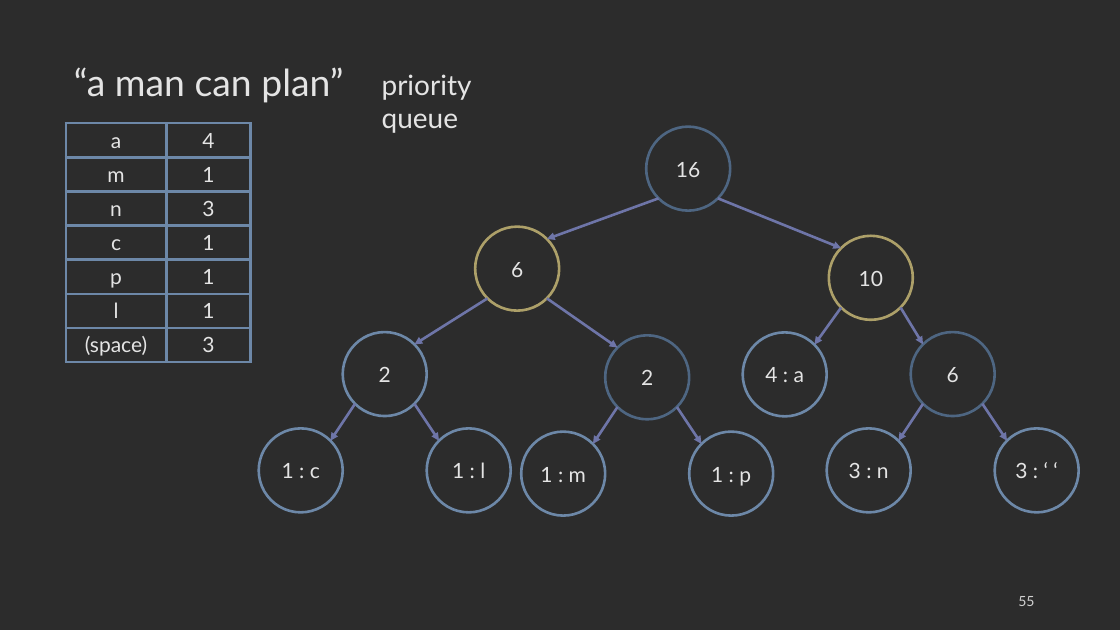
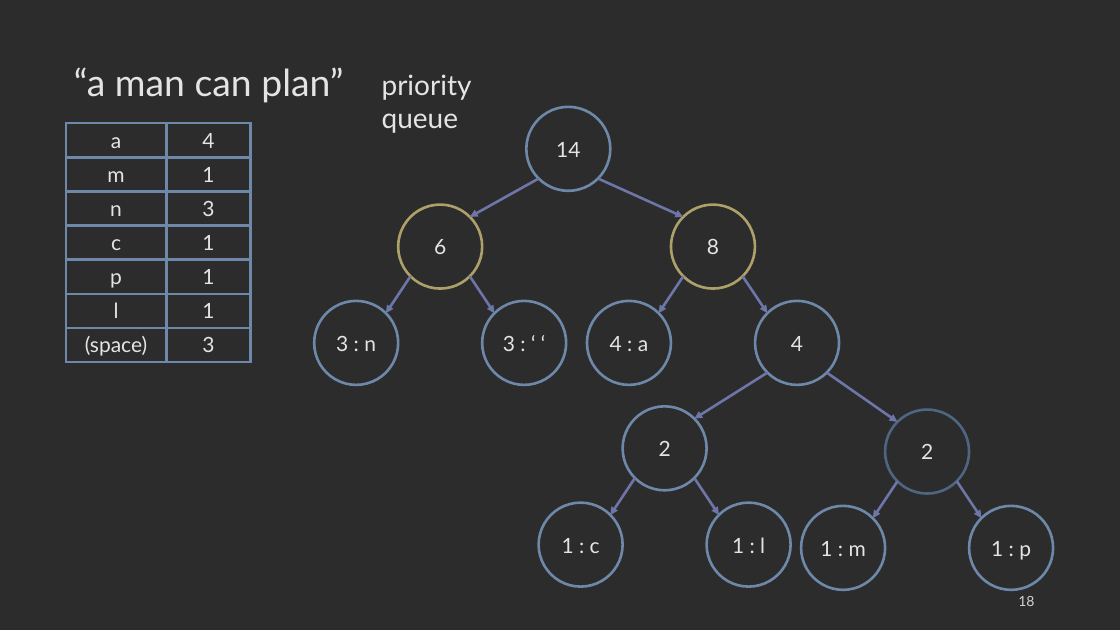
Before and after one commit to COP3530/edugator-content, a slide deck: slide 18 of greedy-algorithms/greedy-algorithms/images-ppt.pptx (slide 55 before the commit). Drawn at 1120x630 pixels with LibreOffice and Linux fonts; fonts in the diff are those of the drawing. Boxes give left, top, right and bottom in pixels: in the first picture for what was removed or moved away, otherwise in the second. Text is boxed around its words. In the diff, an @@ line names an element or a change of style, - is before the commit and + after.

```diff
--- a/greedy-algorithms/greedy-algorithms/images-ppt.pptx
+++ b/greedy-algorithms/greedy-algorithms/images-ppt.pptx
@@ ellipse "14": place and size @@
-ellipse "14" at <box>646,127,730,211</box>
+ellipse "14" at <box>527,107,611,191</box>
@@ ellipse "14" at <box>527,107,611,191</box>: outline #4E6682 2.25 pt to #6D88A8 2.25 pt @@
@@ text in ellipse at <box>556,142,580,157</box>: text changed @@
-16
+14
@@ arrow added from (539, 179) to (470, 217), #6E75A8 2.25 pt @@
@@ arrow moved from (659, 198) - (547, 239) to (598, 179) - (683, 217) @@
@@ ellipse "6": place and size @@
-ellipse "6" at <box>911,332,995,416</box>
+ellipse "6" at <box>398,205,482,289</box>
@@ ellipse "6" at <box>398,205,482,289</box>: outline #4E6682 2.25 pt to #ADA069 2.25 pt @@
@@ ellipse "8": place and size @@
-ellipse "8" at <box>829,236,913,320</box>
+ellipse "8" at <box>671,205,755,289</box>
@@ arrow removed from (718, 198) to (841, 248) @@
@@ ellipse removed at <box>476,227,560,311</box> @@
-6
@@ text in ellipse at <box>707,239,719,254</box>: text changed @@
-10
+8
@@ 2 ellipses, 2 arrows: place and size @@
-2 ellipses, 2 arrows at <box>827,404,1079,513</box>
+2 ellipses, 2 arrows at <box>314,276,566,385</box>
@@ arrow moved from (901, 308) - (923, 344) to (683, 276) - (659, 313) @@
@@ arrow moved from (841, 308) - (815, 344) to (743, 276) - (768, 313) @@
@@ ellipse "4 : a": place and size @@
-ellipse "4 : a" at <box>743,333,827,417</box>
+ellipse "4 : a" at <box>587,301,671,385</box>
@@ ellipse added at <box>755,301,839,385</box>, outline #6D88A8 2.25 pt, 18 pt, text #E4E4E4 @@
+4
@@ 6 ellipses, 6 arrows: place and size @@
-6 ellipses, 6 arrows at <box>259,298,774,516</box>
+6 ellipses, 6 arrows at <box>539,373,1054,590</box>
@@ page number at <box>1018,596,1034,606</box>: text changed @@
-55
+18
```
Also in this commit, not shown: 11 other slides changed, 4 other files.
